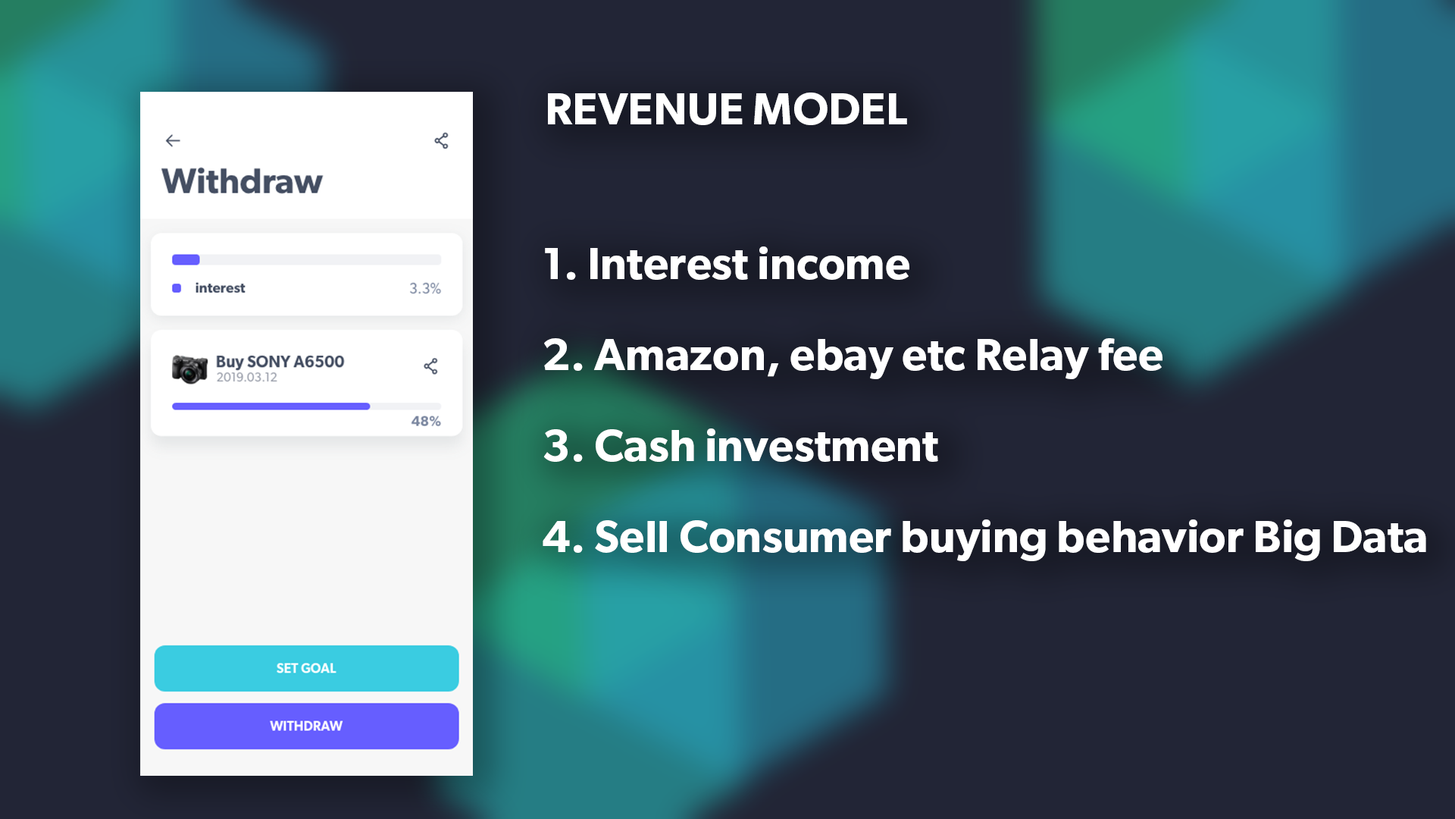
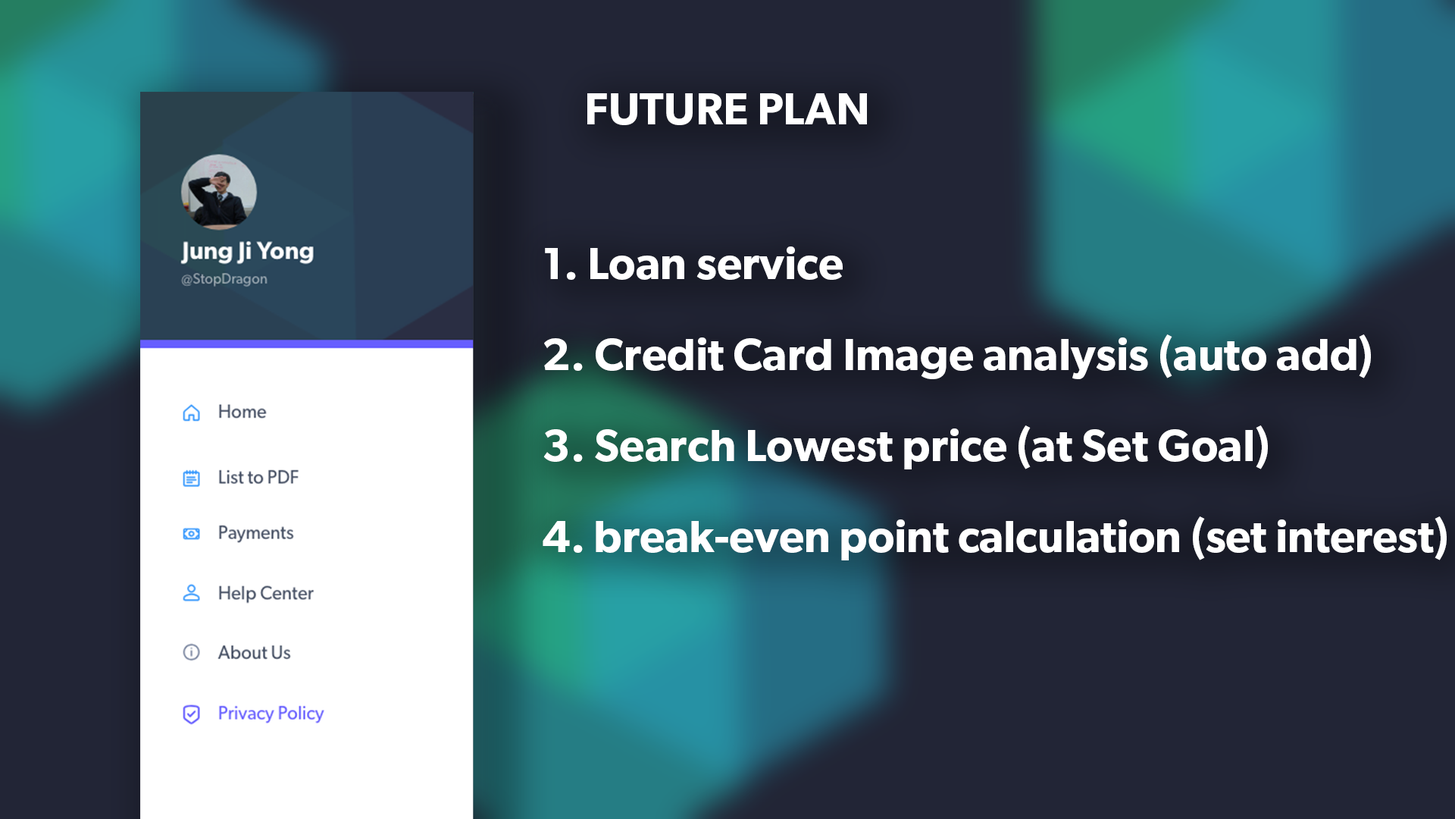
Layers edited between the first and the second w=1455, h=819 image:
renamed "1. Interest income 2. Amazon, ebay etc Relay fee 3. Cash inve" to "1. Loan service 2. Credit Card Image analysis (auto add) 3. S", painted on it over [left=542, top=246, right=1447, bottom=561]
renamed "REVENUE MODEL" to "FUTURE PLAN", painted on it over [left=548, top=92, right=908, bottom=126]
renamed "Withdraw" to "Personal info", painted on it over [left=140, top=91, right=502, bottom=819]
